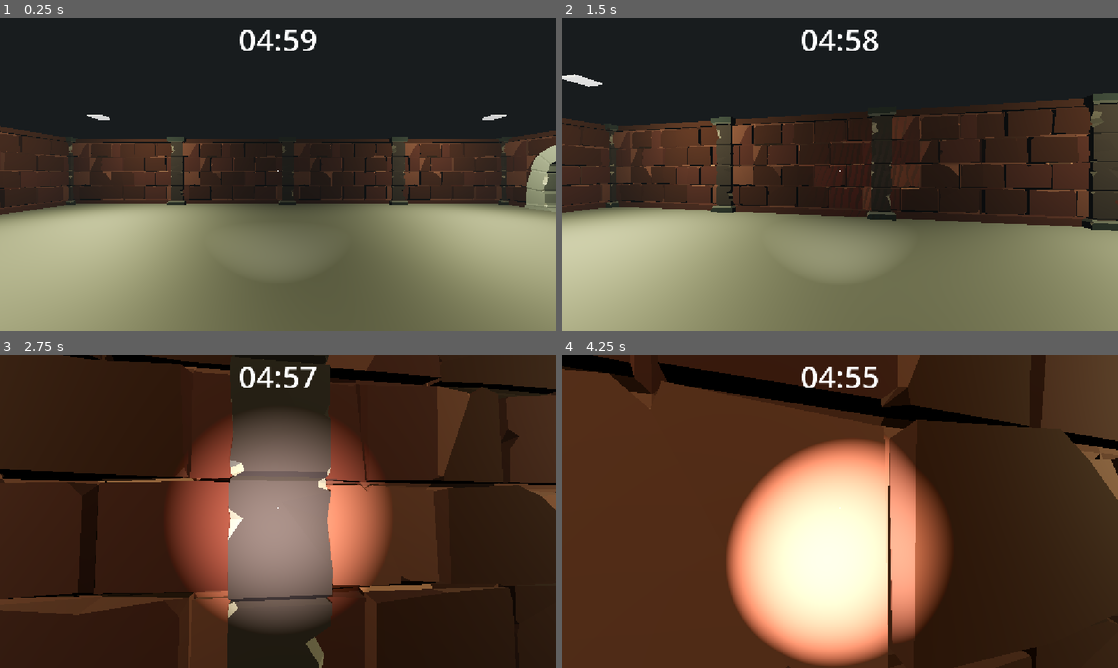
Above: before the commit, frames 1-4 (two rows, left to right).
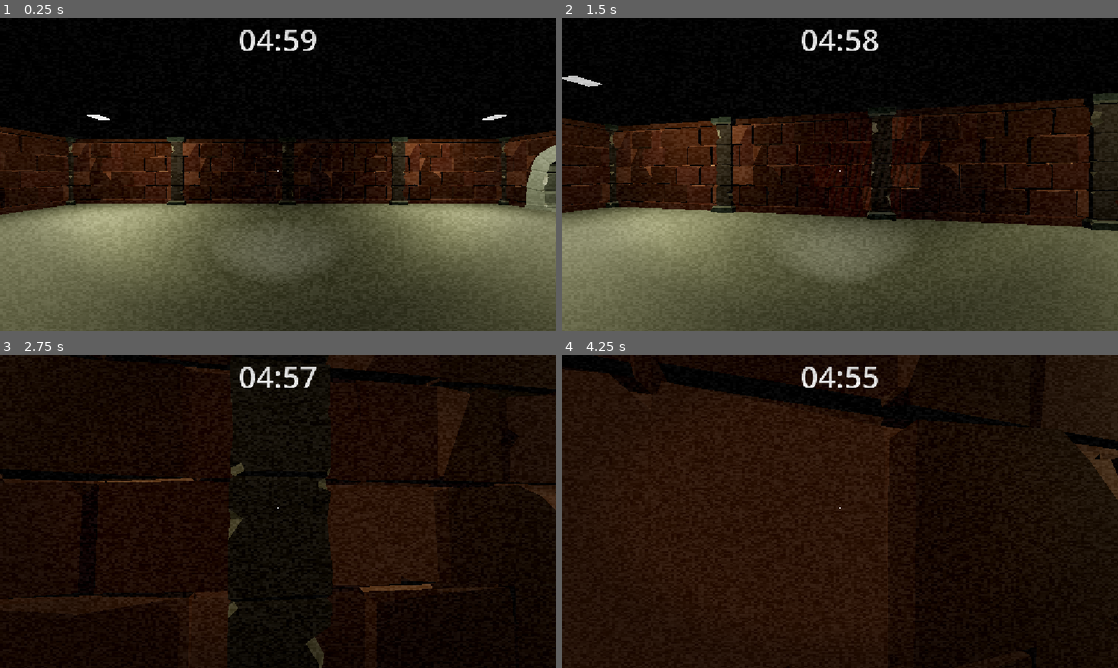
Above: after the commit, the same moments.

Repository: Aaryan-J/It-Cometh
Game: Godot game, scene res://Scenes/game.tscn
Two runs of this game, one before a commit and one after it. Both use one fixed random seed, a clock stepped at 60 frames per second and the inputs below.
Inputs (mouse positions are in pixels of both pictures, inside the frame that each line leads up to):
- Up to frame 1 (0.25 s): no input
- Up to frame 2 (1.5 s): tap Enter at 0.5 s; move the mouse to (867, 174) at 0.52 s; hold W (forward) from 0.53 s (still down); tap E (interact) at 0.6 s; tap F (flashlight, bound only after the commit) at 0.8, 1.35 s; move the mouse to (812, 174) at 1.27 s
- Up to frame 3 (2.75 s): keep holding W (forward); tap E (interact) at 1.55, 2.1 s; move the mouse to (289, 505) at 2.02 s; tap F (flashlight, bound only after the commit) at 2.3 s
- Up to frame 4 (4.25 s): keep holding W (forward); move the mouse to (834, 517) at 2.77 s; tap F (flashlight, bound only after the commit) at 2.85, 3.8 s; tap E (interact) at 3.05 s; move the mouse to (878, 514) at 3.52 s; hold T from 3.53 s (still down)

The runs differ from the first frame. In frame 1, 73% of the frame differs, in the area x 0-100%, y 0-100%; in frame 2, 71%; in frame 3, 70%; in frame 4, 84%.

Commit message:
added shader and toggleable flashlight

Diff:
--- /dev/null
+++ b/Assets/retro.gdshader
@@ -0,0 +1,33 @@
+shader_type canvas_item;
+
+uniform sampler2D SCREEN_TEXTURE : hint_screen_texture, filter_linear_mipmap;
+
+uniform float grainAmount: hint_range(0.0, 0.1) = 0.04;
+uniform float grainSize: hint_range(0.1, 10.0) = 1.8;
+
+uniform float vignetteIntensity: hint_range(0.0, 3.0) = 1.2;
+uniform float vignetteOpacity: hint_range(0.0, 1.0) = 0.85;
+
+uniform vec4 tintColor: source_color = vec4(0.85, 0.9, 1.0, 1.0);
+
+float generateNoise(vec2 uv, float time) {
+	return fract(sin(dot(uv.xy + vec2(time, time), vec2(12.9898, 78.233))) * 43758.5453123);
+}
+
+void fragment() {
+	vec3 sceneColor = texture(SCREEN_TEXTURE, SCREEN_UV).rgb;
+
+	sceneColor *= tintColor.rgb;
+
+	float noise = generateNoise(floor(UV * (1000.0 / grainSize)) / (1000.0 / grainSize), TIME);
+	sceneColor += vec3(noise - 0.5) * grainAmount;
+
+	vec2 uvCentered = UV - 0.5;
+	float distFromCenter = length(uvCentered);
+
+	float vignette = smoothstep(0.5, 0.5 - (vignetteIntensity * 0.3), distFromCenter);
+
+	sceneColor = mix(sceneColor * vignette, sceneColor, 1.0 - vignetteOpacity);
+
+	COLOR = vec4(sceneColor, 1.0);
+}
--- a/Scenes/game.tscn
+++ b/Scenes/game.tscn
@@ -7,17 +7,26 @@
 [ext_resource type="PackedScene" uid="uid://ridid6g21w51" path="res://Scenes/lightFixture.tscn" id="5_wowpa"]
 
 [sub_resource type="Environment" id="Environment_g0mrk"]
-ambient_light_source = 1
+ambient_light_source = 2
+ambient_light_color = Color(0.103743516, 0.10374353, 0.103743516, 1)
+ambient_light_energy = 0.2
 tonemap_mode = 3
-sdfgi_enabled = true
 sdfgi_use_occlusion = true
 fog_enabled = true
+fog_mode = 1
 fog_light_color = Color(0.14274892, 0.15815115, 0.16331336, 1)
-fog_density = 0.05
+fog_light_energy = 0.0
+fog_density = 0.5
+fog_depth_curve = 0.25881642
+fog_depth_begin = 3.0
 
 [sub_resource type="BoxMesh" id="BoxMesh_g35c3"]
 
 [sub_resource type="BoxShape3D" id="BoxShape3D_yrk3d"]
+
+[sub_resource type="StandardMaterial3D" id="StandardMaterial3D_qfbvh"]
+albedo_color = Color(0.12941177, 0.12941177, 0.12941177, 1)
+metallic_specular = 0.03
 
 [sub_resource type="BoxShape3D" id="BoxShape3D_sbo6d"]
 size = Vector3(2.7, 1, 0.4)
@@ -94,12 +103,12 @@
 
 [node name="roof" type="StaticBody3D" parent="Walls" unique_id=1020199753]
 transform = Transform3D(4, 0, 0, 0, 1, 0, 0, 0, 3.3, -10.1, 7.499999, -8.400001)
-visible = false
 
 [node name="MeshInstance3D" type="MeshInstance3D" parent="Walls/roof" unique_id=293309939]
 transform = Transform3D(41.885284, 0, 0, 0, 1, 0, 0, 0, 39.468002, 2.8, 0, -0.1)
 gi_mode = 2
 mesh = SubResource("BoxMesh_g35c3")
+surface_material_override/0 = SubResource("StandardMaterial3D_qfbvh")
 
 [node name="CollisionShape3D" type="CollisionShape3D" parent="Walls/roof" unique_id=875131214]
 transform = Transform3D(41.885284, 0, 0, 0, 1, 0, 0, 0, 39.468002, 2.8, 0, -0.1)
--- a/Scenes/lightFixture.tscn
+++ b/Scenes/lightFixture.tscn
@@ -14,7 +14,8 @@
 [node name="Light" type="OmniLight3D" parent="." unique_id=2020370476]
 transform = Transform3D(1, 0, 0, 0, -4.371139e-08, 1, 0, -1, -4.371139e-08, 0, 0, 0)
 light_color = Color(0.99616665, 1, 0.77, 1)
-light_energy = 15.0
+light_energy = 7.0
+light_volumetric_fog_energy = 0.5
 light_bake_mode = 1
 omni_range = 20.0
 
--- a/Scenes/player.tscn
+++ b/Scenes/player.tscn
@@ -5,8 +5,17 @@
 [ext_resource type="Script" uid="uid://chma36bn74x18" path="res://Scripts/Player/HUD/timerLabel.gd" id="3_6t5aa"]
 [ext_resource type="Script" uid="uid://drvcrdrmh0q2d" path="res://Scripts/Player/HUD/taskAlert.gd" id="4_vgqql"]
 [ext_resource type="Script" uid="uid://b3iryrruimdjt" path="res://Scripts/Tasks/minigameWindow.gd" id="5_fkybt"]
+[ext_resource type="Shader" uid="uid://cc4xaigreaast" path="res://Assets/retro.gdshader" id="6_x3wgy"]
 
 [sub_resource type="CapsuleShape3D" id="CapsuleShape3D_sbo6d"]
+
+[sub_resource type="ShaderMaterial" id="ShaderMaterial_sbo6d"]
+shader = ExtResource("6_x3wgy")
+shader_parameter/grainAmount = 0.10000000149012
+shader_parameter/grainSize = 5.30800024887012
+shader_parameter/vignetteIntensity = 0.5390000256025
+shader_parameter/vignetteOpacity = 0.19600000931
+shader_parameter/tintColor = Color(1, 1, 1, 1)
 
 [node name="Player" type="CharacterBody3D" unique_id=140174376]
 script = ExtResource("1_v0iea")
@@ -15,16 +24,14 @@
 shape = SubResource("CapsuleShape3D_sbo6d")
 debug_color = Color(0, 0.6, 0.69803923, 0.8352941)
 
-[node name="head" type="Node3D" parent="." unique_id=742897931]
+[node name="Camera3D" type="Camera3D" parent="." unique_id=25676551]
 transform = Transform3D(1, 0, 0, 0, 1, 0, 0, 0, 1, 0, 0.7105324, 0)
 script = ExtResource("2_cvnsp")
 
-[node name="Camera3D" type="Camera3D" parent="head" unique_id=25676551]
-
-[node name="interactionRay" type="RayCast3D" parent="head/Camera3D" unique_id=1978045571]
+[node name="interactionRay" type="RayCast3D" parent="Camera3D" unique_id=1978045571]
 target_position = Vector3(0, 0, -5)
 
-[node name="Flashlight" type="SpotLight3D" parent="head/Camera3D" unique_id=1809673017]
+[node name="Flashlight" type="SpotLight3D" parent="Camera3D" unique_id=1809673017]
 transform = Transform3D(1, 0, 0, 0, 0.99845177, -0.055623263, 0, 0.055623263, 0.99845177, 0, -0.24761403, -0.020839214)
 light_energy = 6.13
 shadow_enabled = true
@@ -116,4 +123,16 @@
 offset_bottom = 8.0
 text = "FIX COMPONENT"
 
+[node name="PostProcessingLayer" type="CanvasLayer" parent="." unique_id=2146658965]
+layer = 10
+
+[node name="ShaderRect" type="ColorRect" parent="PostProcessingLayer" unique_id=160638049]
+material = SubResource("ShaderMaterial_sbo6d")
+anchors_preset = 15
+anchor_right = 1.0
+anchor_bottom = 1.0
+grow_horizontal = 2
+grow_vertical = 2
+mouse_filter = 2
+
 [connection signal="pressed" from="HUD/MinigameWindow/BGPanel/FixButton" to="HUD/MinigameWindow" method="_on_fix_button_pressed"]
--- a/Scripts/Player/camera.gd
+++ b/Scripts/Player/camera.gd
@@ -2,10 +2,11 @@
 
 var sensitivity = 0.2
 
-@onready var interactionRay: RayCast3D = $Camera3D/interactionRay
+@onready var interactionRay: RayCast3D = $interactionRay
 @onready var interactionPrompt: Label = $"../HUD/InteractionPrompt"
 @onready var gameManager = get_tree().get_first_node_in_group("gameManagerGroup")
 @onready var crosshair: ColorRect = $"../HUD/Crosshair"
+@onready var flashlight: SpotLight3D = $Flashlight
 
 var isDontLookBackActive: bool = false
 var startingYRotation: float = 0.0
@@ -45,6 +46,11 @@
 	if Input.is_key_pressed(KEY_T) and not isDontLookBackActive:
 		startDontLookBackEvent()
 
+	# flashlight
+	if Input.is_action_just_pressed("flashlight"):
+		if flashlight:
+			flashlight.visible = !flashlight.visible
+
 func _process(delta: float) -> void:
 	handleHUDPrompts()
 
--- a/Scripts/Tasks/minigameWindow.gd
+++ b/Scripts/Tasks/minigameWindow.gd
@@ -9,7 +9,7 @@
 	currentActiveTask = taskNode
 	show()
 
-	get_parent().get_parent().get_node("head/Camera3D").set_process_input(false)
+	get_parent().get_parent().get_node("Camera3D").set_process_input(false)
 	get_parent().get_parent().set_physics_process(false)
 
 	Input.mouse_mode = Input.MOUSE_MODE_VISIBLE
@@ -20,7 +20,7 @@
 
 func closeMinigame(successfullyFixed: bool) -> void:
 	hide()
-	get_parent().get_parent().get_node("head/Camera3D").set_process_input(true)
+	get_parent().get_parent().get_node("Camera3D").set_process_input(true)
 	get_parent().get_parent().set_physics_process(true)
 
 	Input.mouse_mode = Input.MOUSE_MODE_CAPTURED
--- a/Scripts/lightFixture.gd
+++ b/Scripts/lightFixture.gd
@@ -3,13 +3,55 @@
 @onready var lightSource: OmniLight3D = $Light
 @onready var meshInstance: MeshInstance3D = $MeshInstance3D
 
+var gameManager = null
+
+var isPowerOn: bool = true
+var flickerTimer: float = 0
+var targetFlickerDelay: float = 0.5
+
 func _ready() -> void:
 	add_to_group("bunkerLightsGroup")
+	gameManager = get_tree().get_first_node_in_group("gameManagerGroup")
+
+	if meshInstance and meshInstance.get_surface_override_material(0):
+		var uniqueMat = meshInstance.get_surface_override_material(0).duplicate()
+		meshInstance.set_surface_override_material(0, uniqueMat)
+
+func _process(delta: float) -> void:
+	if not isPowerOn:
+		return
+
+	if gameManager and gameManager.isGameActive:
+		var timeRemaining = gameManager.timeLeft
+
+		if timeRemaining <= 45:
+			_execute_flicker_loop(delta, 0.05)
+		elif timeRemaining <= 120:
+			_execute_flicker_loop(delta, 0.2)
+		else:
+			if randf() < 0.002:
+				_apply_visual_state(false)
+			else:
+				_apply_visual_state(true)
 
 func setLightPower(state: bool) -> void:
+	isPowerOn = state
+	_apply_visual_state(state)
+
+func _execute_flicker_loop(delta: float, delaySpeed: float) -> void:
+	flickerTimer += delta
+	if flickerTimer >= delaySpeed:
+		flickerTimer = 0
+
+		if lightSource:
+			var nextState = !lightSource.visible
+			_apply_visual_state(nextState)
+
+func _apply_visual_state(state: bool) -> void:
 	if lightSource:
 		lightSource.visible = state
 
-		var material = meshInstance.get_surface_override_material(0)
-		if material:
-			material.emission_enabled = state
+		if meshInstance:
+			var material = meshInstance.get_surface_override_material(0)
+			if material:
+				material.emission_enabled = state
--- a/project.godot
+++ b/project.godot
@@ -66,6 +66,11 @@
 "events": [Object(InputEventKey,"resource_local_to_scene":false,"resource_name":"","device":-1,"window_id":0,"alt_press …(192 unchanged characters)…
 ]
 }
+flashlight={
+"deadzone": 0.2,
+"events": [Object(InputEventKey,"resource_local_to_scene":false,"resource_name":"","device":-1,"window_id":0,"alt_pressed":false,"shift_pressed":false,"ctrl_pressed":false,"meta_pressed":false,"pressed":false,"keycode":0,"physical_keycode":70,"key_label":0,"unicode":102,"location":0,"echo":false,"script":null)
+]
+}
 
 [physics]
 
Not shown, added: Assets/retro.gdshader.uid
